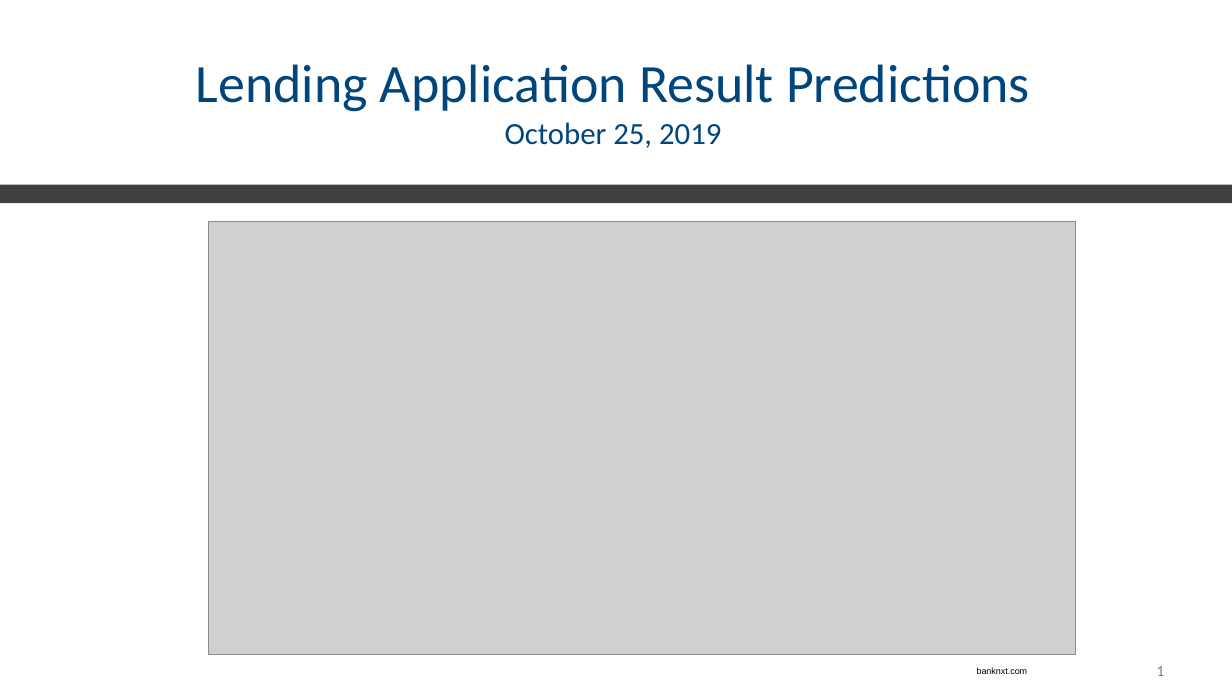
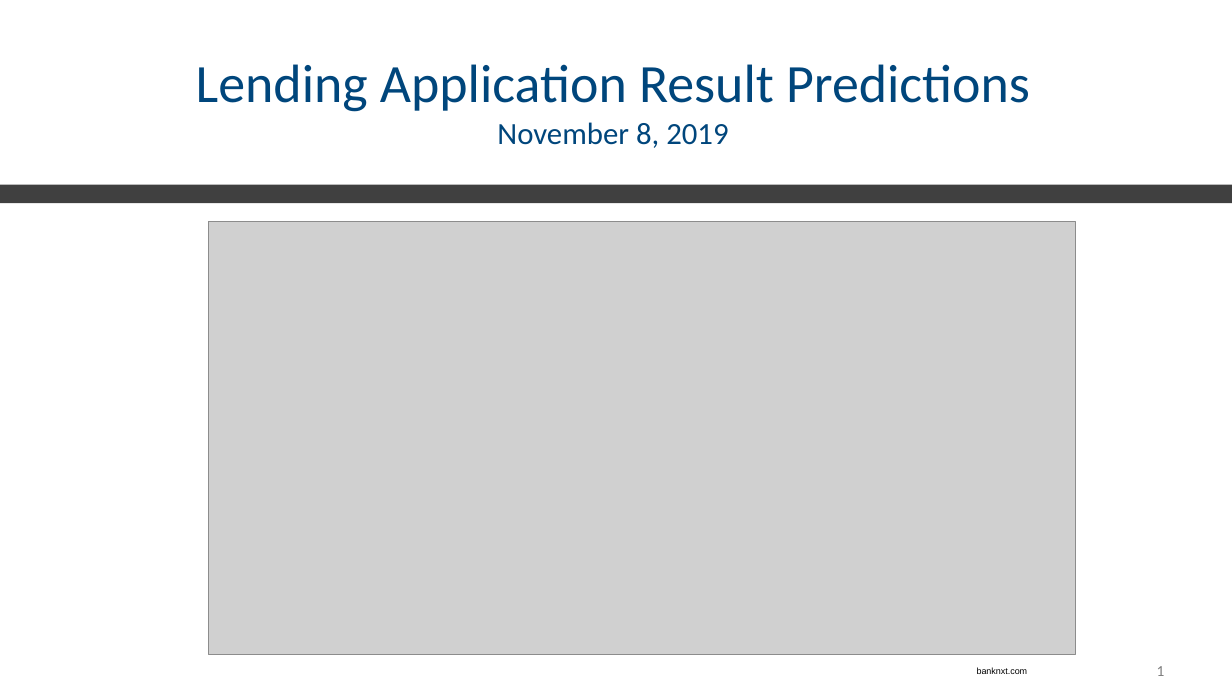
Before and after one commit to CharlesK98/Capstone-Project-2, a slide deck: slide 1 of Capstone Project 2.pptx. Drawn at 1232x693 pixels with LibreOffice and Linux fonts; fonts in the diff are those of the drawing; grey boxes stand for pictures. Boxes give left, top, right and bottom in pixels: in the first picture for what was removed or moved away, otherwise in the second. Text is boxed around its words. In the diff, an @@ line names an element or a change of style, - is before the commit and + after.

```diff
--- a/Capstone Project 2.pptx
+++ b/Capstone Project 2.pptx
@@ title at (196,64,1030,148): text changed @@
-Lending Application Result Predictions
-October 25, 2019
+Lending Application Result Predictions
+November 8, 2019
```
Also in this commit, not shown: 8 other slides changed.
